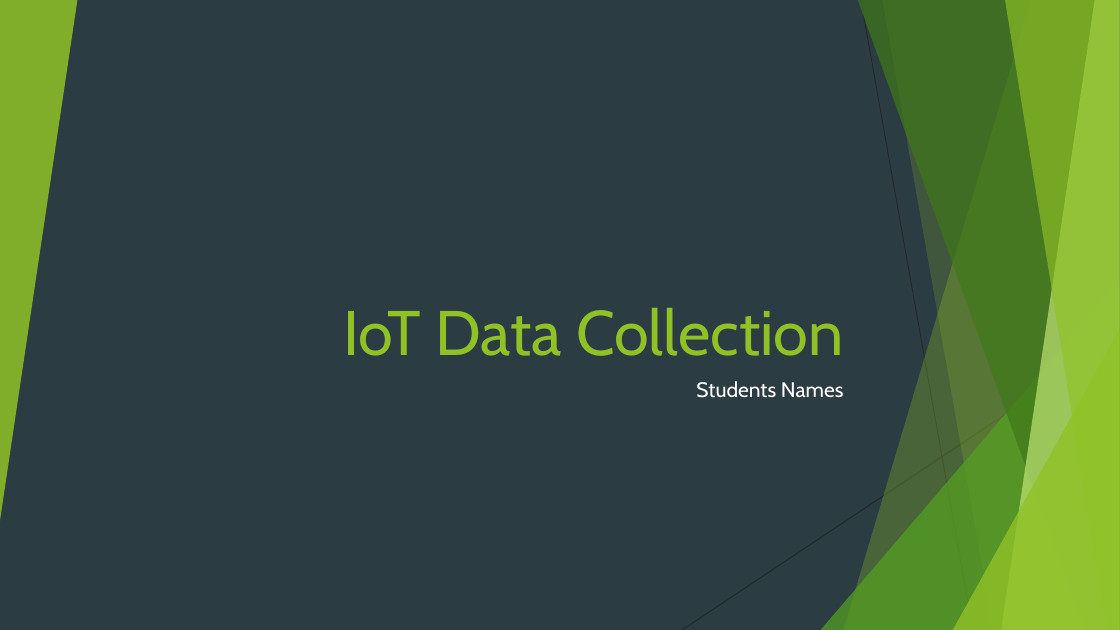
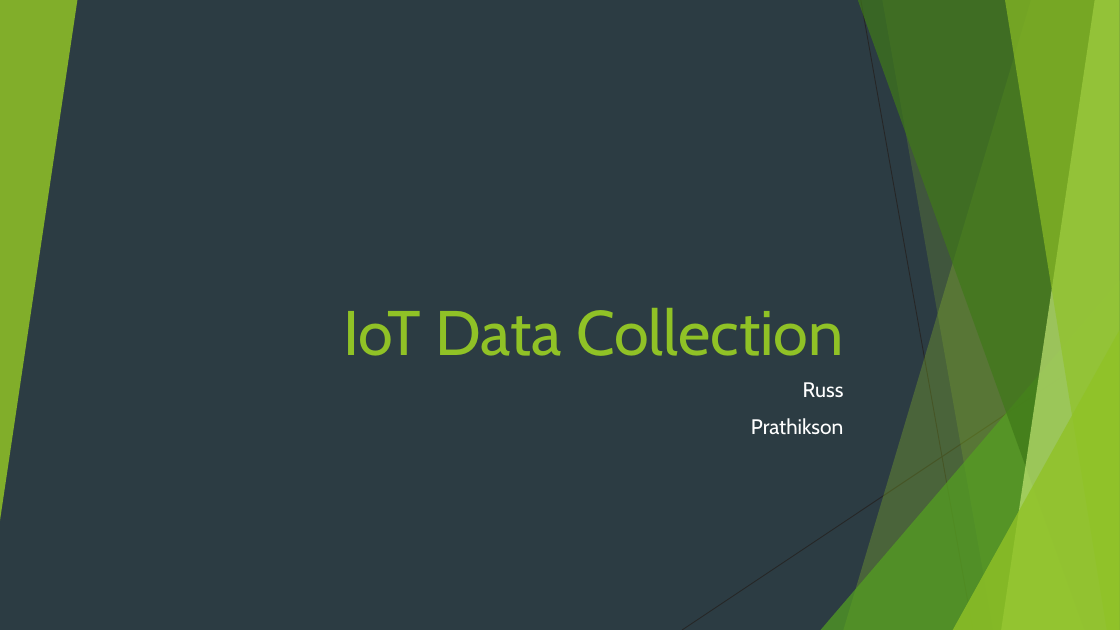
Before and after one commit to ruskpr/sql-data-synchronization, a slide deck: slide 1 of iot-data-collection.pptx. Drawn at 1120x630 pixels with LibreOffice and Linux fonts; fonts in the diff are those of the drawing. Boxes give left, top, right and bottom in pixels: in the first picture for what was removed or moved away, otherwise in the second. Text is boxed around its words. In the diff, an @@ line names an element or a change of style, - is before the commit and + after.

```diff
--- a/iot-data-collection.pptx
+++ b/iot-data-collection.pptx
@@ subtitle at (x1=751, y1=382, x2=844, y2=435): text changed @@
-Students Names
+Russ
+Prathikson
```
Also in this commit, not shown: 1 slide added, 1 slide removed, 19 other files.
